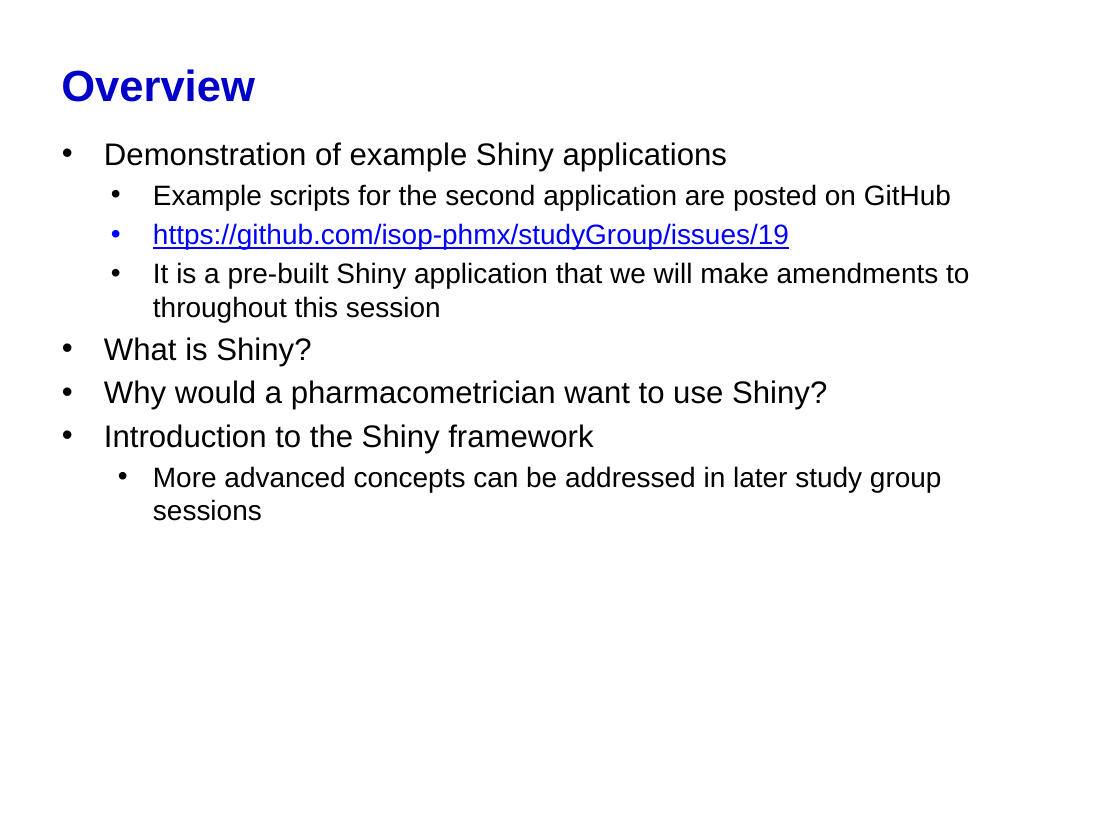
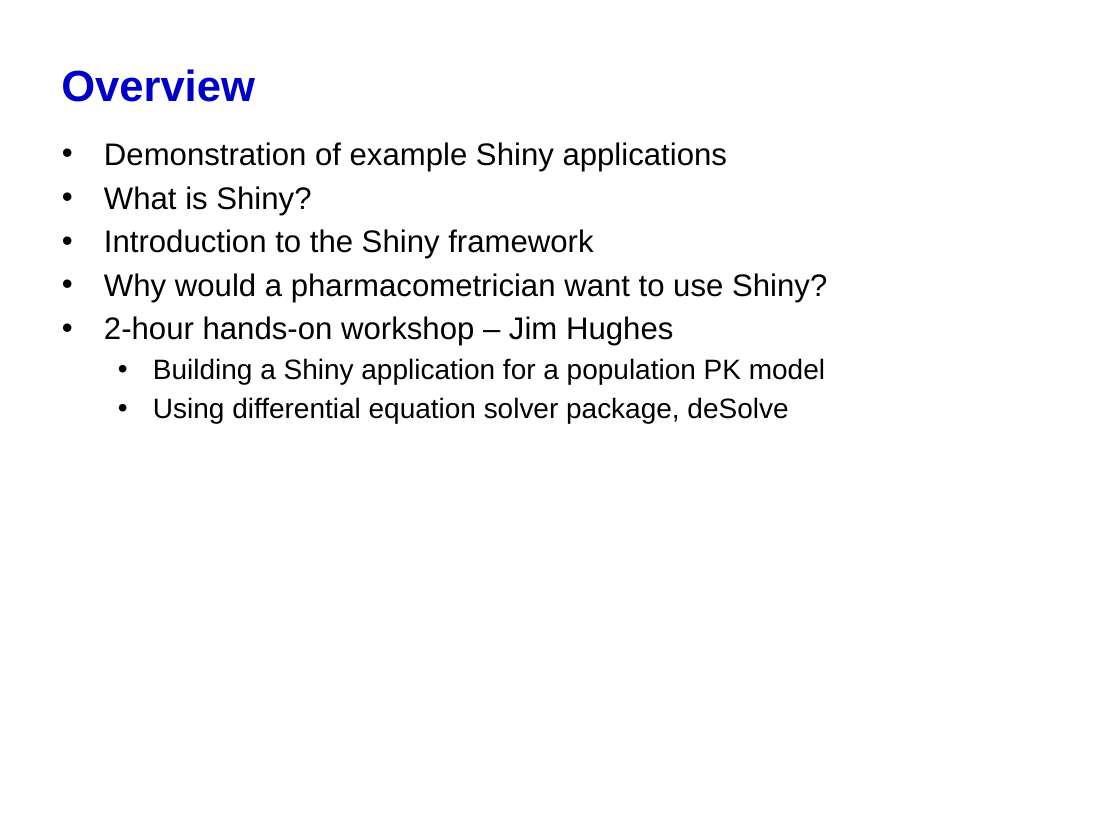
Before and after one commit to jhhughes256/shiny-paganz, a slide deck: slide 2 of man_slides_theory.pptx. Drawn at 1120x840 pixels with LibreOffice and Linux fonts; fonts in the diff are those of the drawing; background and template pictures are left out. Boxes give left, top, right and bottom in pixels: in the first picture for what was removed or moved away, otherwise in the second. Text is boxed around its words. In the diff, an @@ line names an element or a change of style, - is before the commit and + after.

Commit message:
Updated theory slides and renamed applications for theory session

```diff
--- a/man_slides_theory.pptx
+++ b/man_slides_theory.pptx
@@ text at <box>153,184,969,322</box>: paragraphs removed @@
-    • Example scripts for the second application are posted on GitHub
-    • https://github.com/isop-phmx/studyGroup/issues/19
-    • It is a pre-built Shiny application that we will make amendments to throughout this session
@@ text at <box>104,229,593,259</box>: paragraph added @@
+• Introduction to the Shiny framework
@@ text at <box>104,316,825,424</box>: text changed @@
-• Introduction to the Shiny framework
-  • More advanced concepts can be addressed in later study group sessions
+• 2-hour hands-on workshop – Jim Hughes
+  • Building a Shiny application for a population PK model
+  • Using differential equation solver package, deSolve
```
Also in this commit, not shown: 5 other slides changed, 2 slides added, 2 slides removed, 3 other files.
